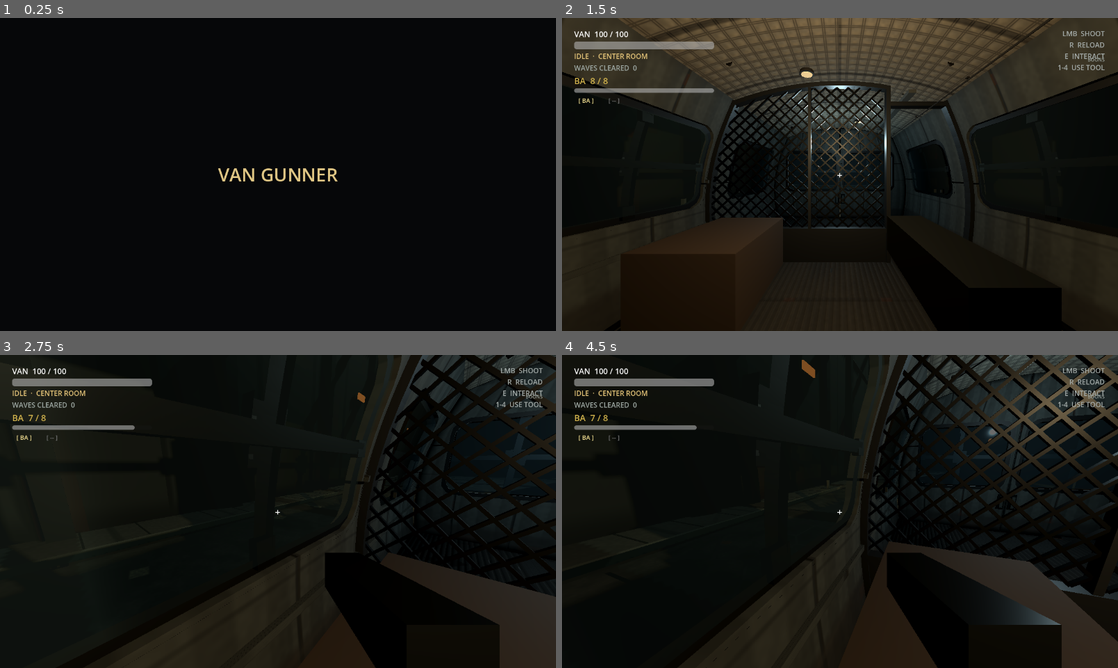
Above: before the commit, frames 1-4 (two rows, left to right).
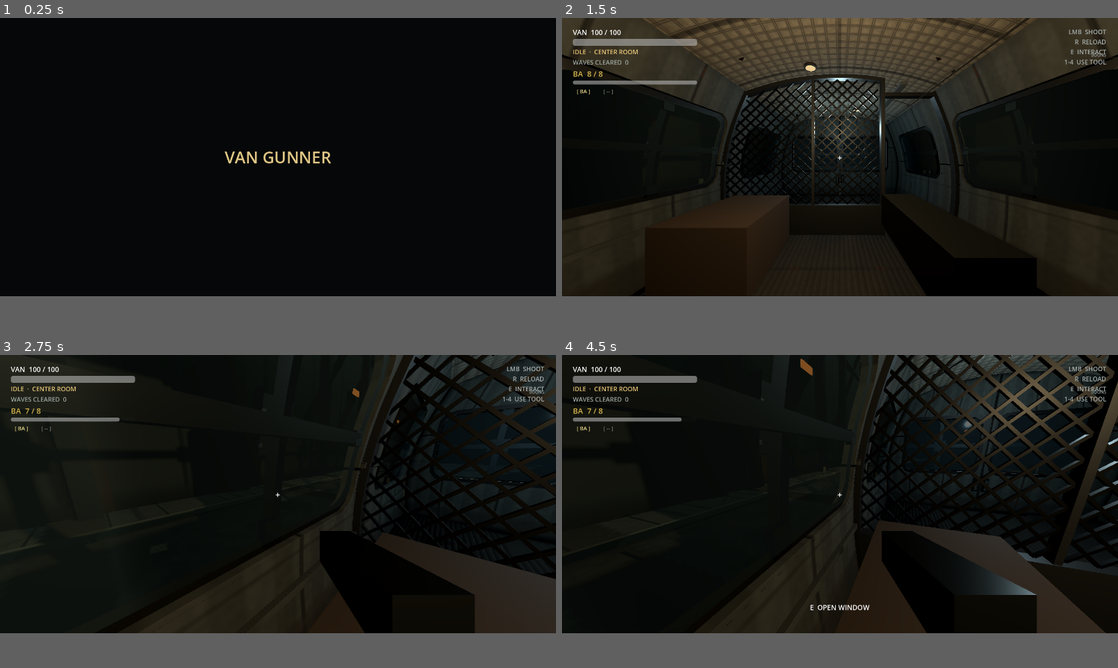
Above: after the commit, the same moments.

Repository: SebastianFreitas/van-gunner
Game: Godot game, scene res://scenes/boot/boot.tscn
The game is run twice, just before and just after one commit, with the same random seed, the same clock (stepped at 60 frames per second) and the same inputs.
Inputs (mouse positions are in pixels of both pictures, inside the frame that each line leads up to):
- Up to frame 1 (0.25 s): no input
- Up to frame 2 (1.5 s): tap Enter at 0.5 s; move the mouse to (962, 158) at 0.52 s; hold D (move_right) 0.53-1.25 s; hold E (interact) 0.53-1.25 s; click (962, 158) at 0.67 s; click "SLOT 1 · NEW RUN" at 1.25 s
- Up to frame 3 (2.75 s): tap Space at 2 s; move the mouse to (250, 511) at 2.02 s; hold W (move_forward) from 2.03 s (still down); click (250, 511) at 2.1 s
- Up to frame 4 (4.5 s): keep holding W (move_forward); move the mouse to (851, 505) at 2.77 s; hold 1 (use_slot_1) 2.78-3.53 s; move the mouse to (834, 517) at 3.52 s; tap 2 (use_slot_2) at 3.6 s; tap Enter at 4.25 s; move the mouse to (878, 514) at 4.27 s; hold 3 (use_slot_3) from 4.28 s (still down)
The window is 800x450 before the commit and 800x400 after it. Grey fills any space a smaller window leaves; there, only what the larger window draws over its background counts as a difference.

The runs differ from the first frame. In frame 1, 0.8% of the frame differs, in the area x 39-61%, y 42-53%; in frame 2, 24%, in the area x 0-100%, y 0-100%; in frame 3, 12%; in frame 4, 20%.

Commit message:
Anchor HUD to viewport so 1440x720 stays centered.
Co-authored-by: Cursor <cursoragent@cursor.com>

Diff:
--- a/project.godot
+++ b/project.godot
@@ -29,7 +29,7 @@
 
 [display]
 
-window/size/viewport_width=1280
+window/size/viewport_width=1440
 window/size/viewport_height=720
 window/stretch/mode="viewport"
 window/stretch/aspect="expand"
--- a/scenes/ui/item_hud.tscn
+++ b/scenes/ui/item_hud.tscn
@@ -13,11 +13,15 @@
 script = ExtResource("1")
 
 [node name="BoonsPanel" type="VBoxContainer" parent="."]
-layout_mode = 0
-offset_left = 1010.0
+layout_mode = 1
+anchors_preset = 1
+anchor_left = 1.0
+anchor_right = 1.0
+offset_left = -270.0
 offset_top = 88.0
-offset_right = 1250.0
+offset_right = -30.0
 offset_bottom = 130.0
+grow_horizontal = 0
 
 [node name="Title" type="Label" parent="BoonsPanel"]
 layout_mode = 2
--- a/scenes/van/van.tscn
+++ b/scenes/van/van.tscn
@@ -1366,39 +1366,66 @@
 
 [node name="InteractionPrompt" type="Label" parent="HUD" unique_id=808459113]
 unique_name_in_owner = true
-offset_left = 390.0
-offset_top = 640.0
-offset_right = 890.0
-offset_bottom = 690.0
+layout_mode = 1
+anchors_preset = 7
+anchor_left = 0.5
+anchor_top = 1.0
+anchor_right = 0.5
+anchor_bottom = 1.0
+offset_left = -250.0
+offset_top = -80.0
+offset_right = 250.0
+offset_bottom = -30.0
+grow_horizontal = 2
+grow_vertical = 0
 theme_override_font_sizes/font_size = 18
 horizontal_alignment = 1
 
 [node name="MessageLabel" type="Label" parent="HUD" unique_id=715288828]
 unique_name_in_owner = true
 visible = false
-offset_left = 300.0
+layout_mode = 1
+anchors_preset = 5
+anchor_left = 0.5
+anchor_right = 0.5
+offset_left = -340.0
 offset_top = 90.0
-offset_right = 980.0
+offset_right = 340.0
 offset_bottom = 145.0
+grow_horizontal = 2
 theme_override_colors/font_color = Color(0.91, 0.78, 0.48, 1)
 theme_override_font_sizes/font_size = 18
 horizontal_alignment = 1
 
 [node name="Crosshair" type="Label" parent="HUD" unique_id=780930844]
 unique_name_in_owner = true
-offset_left = 627.0
-offset_top = 345.0
-offset_right = 653.0
-offset_bottom = 375.0
+layout_mode = 1
+anchors_preset = 8
+anchor_left = 0.5
+anchor_top = 0.5
+anchor_right = 0.5
+anchor_bottom = 0.5
+offset_left = -13.0
+offset_top = -15.0
+offset_right = 13.0
+offset_bottom = 15.0
+grow_horizontal = 2
+grow_vertical = 2
 theme_override_font_sizes/font_size = 22
 text = "+"
 horizontal_alignment = 1
+vertical_alignment = 1
 
 [node name="Controls" type="Label" parent="HUD" unique_id=1320681238]
-offset_left = 1010.0
+layout_mode = 1
+anchors_preset = 1
+anchor_left = 1.0
+anchor_right = 1.0
+offset_left = -270.0
 offset_top = 24.0
-offset_right = 1250.0
+offset_right = -30.0
 offset_bottom = 80.0
+grow_horizontal = 0
 theme_override_colors/font_color = Color(0.65, 0.68, 0.67, 1)
 text = "LMB  SHOOT
 R  RELOAD
@@ -1411,10 +1438,15 @@
 [node name="RestToast" type="Label" parent="HUD" unique_id=1339528701]
 unique_name_in_owner = true
 visible = false
-offset_left = 300.0
+layout_mode = 1
+anchors_preset = 5
+anchor_left = 0.5
+anchor_right = 0.5
+offset_left = -340.0
 offset_top = 72.0
-offset_right = 980.0
+offset_right = 340.0
 offset_bottom = 110.0
+grow_horizontal = 2
 theme_override_colors/font_color = Color(0.91, 0.78, 0.48, 1)
 theme_override_font_sizes/font_size = 18
 text = "BREAK — MOVE AROUND AND PREP"
@@ -1423,10 +1455,18 @@
 [node name="RouteChoice" type="PanelContainer" parent="HUD" unique_id=119216816]
 unique_name_in_owner = true
 visible = false
-offset_left = 340.0
-offset_top = 160.0
-offset_right = 940.0
-offset_bottom = 520.0
+layout_mode = 1
+anchors_preset = 8
+anchor_left = 0.5
+anchor_top = 0.5
+anchor_right = 0.5
+anchor_bottom = 0.5
+offset_left = -300.0
+offset_top = -180.0
+offset_right = 300.0
+offset_bottom = 180.0
+grow_horizontal = 2
+grow_vertical = 2
 
 [node name="Layout" type="VBoxContainer" parent="HUD/RouteChoice" unique_id=596446807]
 layout_mode = 2
@@ -1460,10 +1500,18 @@
 [node name="DriverTalk" type="PanelContainer" parent="HUD"]
 unique_name_in_owner = true
 visible = false
-offset_left = 410.0
-offset_top = 200.0
-offset_right = 870.0
-offset_bottom = 500.0
+layout_mode = 1
+anchors_preset = 8
+anchor_left = 0.5
+anchor_top = 0.5
+anchor_right = 0.5
+anchor_bottom = 0.5
+offset_left = -230.0
+offset_top = -150.0
+offset_right = 230.0
+offset_bottom = 150.0
+grow_horizontal = 2
+grow_vertical = 2
 
 [node name="Layout" type="VBoxContainer" parent="HUD/DriverTalk"]
 layout_mode = 2
@@ -1511,10 +1559,18 @@
 [node name="GameOver" type="PanelContainer" parent="HUD" unique_id=500014647]
 unique_name_in_owner = true
 visible = false
-offset_left = 430.0
-offset_top = 250.0
-offset_right = 850.0
-offset_bottom = 450.0
+layout_mode = 1
+anchors_preset = 8
+anchor_left = 0.5
+anchor_top = 0.5
+anchor_right = 0.5
+anchor_bottom = 0.5
+offset_left = -210.0
+offset_top = -100.0
+offset_right = 210.0
+offset_bottom = 100.0
+grow_horizontal = 2
+grow_vertical = 2
 
 [node name="Layout" type="VBoxContainer" parent="HUD/GameOver" unique_id=239982402]
 layout_mode = 2
